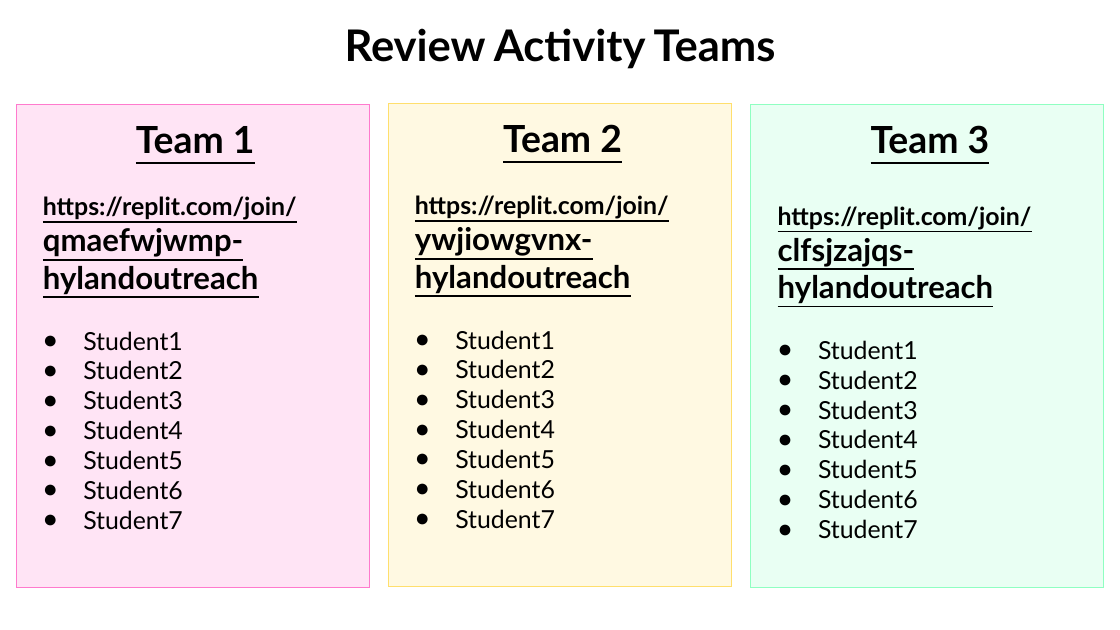
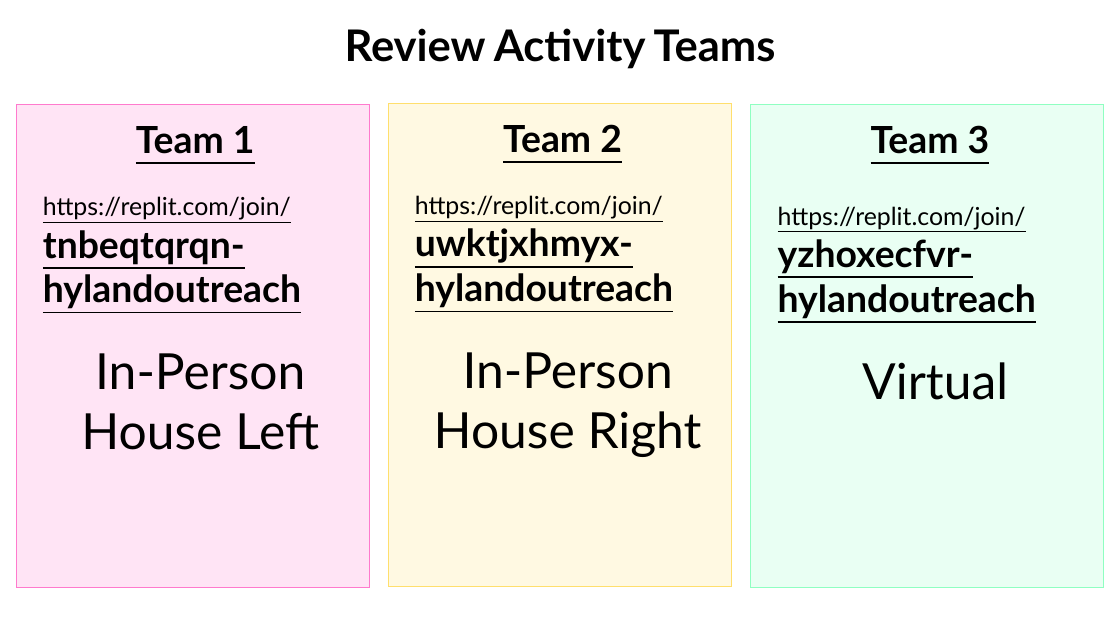
Before and after one commit to hytechclub/web-101, a slide deck: slide 1 of Week06/HtmlCssReviewActivity.pptx. Drawn at 1120x630 pixels with LibreOffice and Linux fonts; fonts in the diff are those of the drawing. Boxes give left, top, right and bottom in pixels: in the first picture for what was removed or moved away, otherwise in the second. Text is boxed around its words. In the diff, an @@ line names an element or a change of style, - is before the commit and + after.

Commit message:
week 6 review team repls

```diff
--- a/Week06/HtmlCssReviewActivity.pptx
+++ b/Week06/HtmlCssReviewActivity.pptx
@@ text at bbox=[43, 196, 319, 450]: text changed; size 16 to 24 pt @@
-https://replit.com/join/qmaefwjwmp-hylandoutreach
-● Student1
-● Student2
-● Student3
-● Student4
-● Student5
-● Student6
-● Student7
+https://replit.com/join/
+tnbeqtqrqn-hylandoutreach
+In-Person
+House Left
@@ text at bbox=[415, 195, 702, 457]: text changed; size 16 to 24 pt @@
-https://replit.com/join/ywjiowgvnx-hylandoutreach
-● Student1
-● Student2
-● Student3
-● Student4
-● Student5
-● Student6
-● Student7
+https://replit.com/join/
+uwktjxhmyx-hylandoutreach
+In-Person
+House Right
@@ text at bbox=[778, 206, 1036, 400]: text changed; size 16 to 24 pt @@
-https://replit.com/join/clfsjzajqs-hylandoutreach
-● Student1
-● Student2
-● Student3
-● Student4
-● Student5
-● Student6
-● Student7
+https://replit.com/join/
+yzhoxecfvr-hylandoutreach
+Virtual
```
